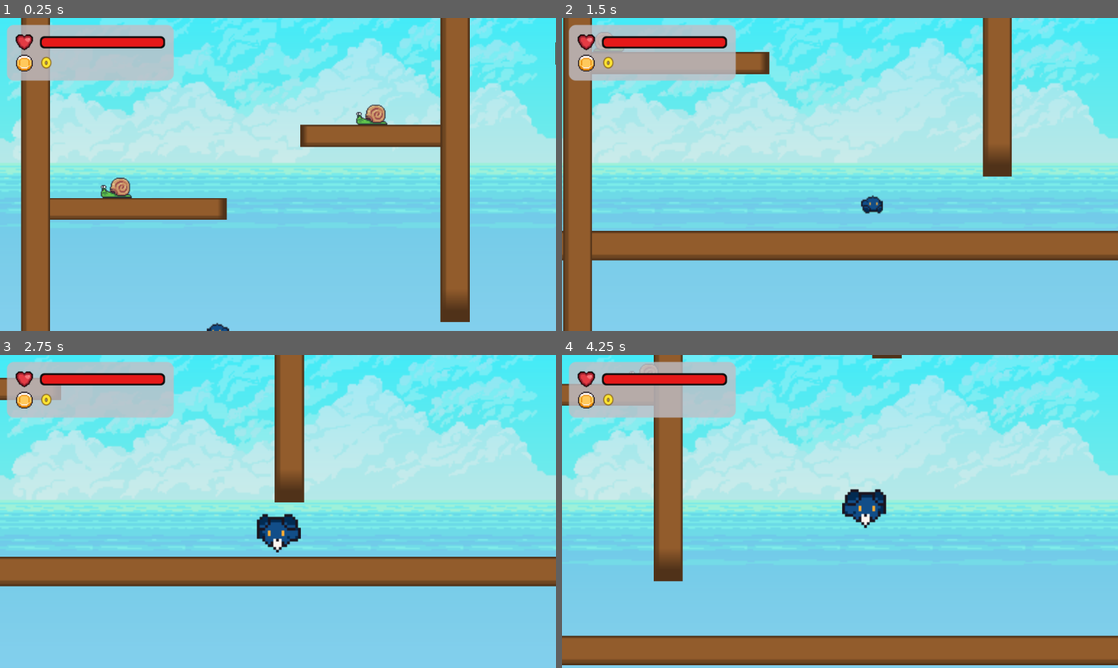
Above: before the commit, frames 1-4 (two rows, left to right).
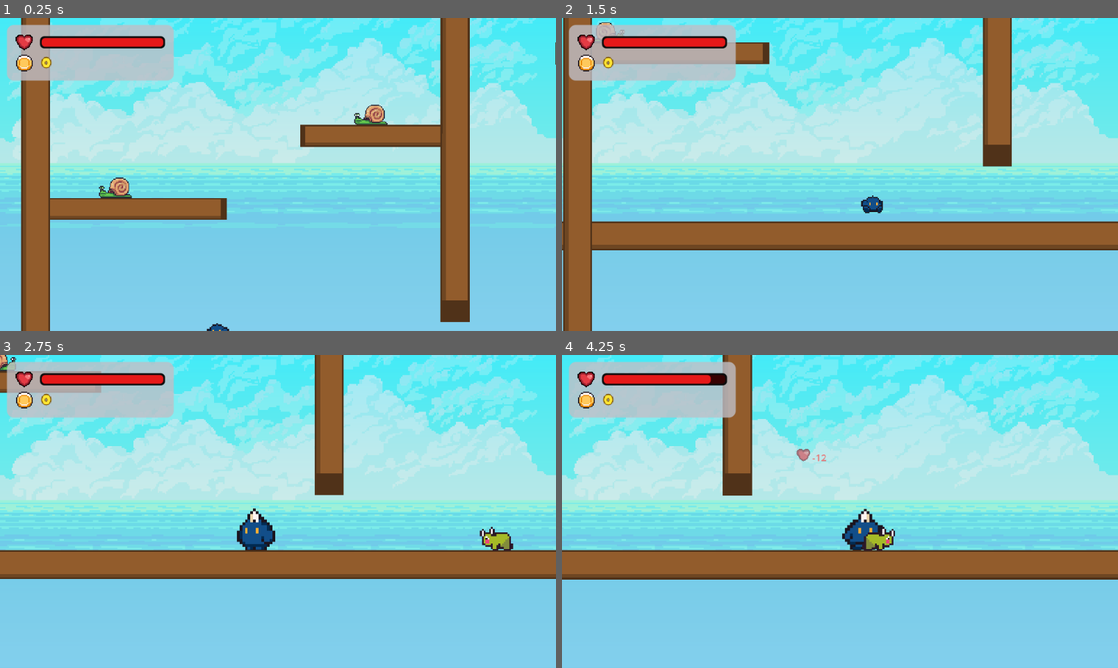
Above: after the commit, the same moments.

Repository: gavalanche87/puffle
Game: Godot game, scene res://scenes/VerticalTestScene.tscn
Two runs of this game, one before a commit and one after it. Both use one fixed random seed, a clock stepped at 60 frames per second and the inputs below.
Inputs:
- Up to frame 1 (0.25 s): no input
- Up to frame 2 (1.5 s): tap Enter (ui_accept) at 0.5, 0.77 s; hold Right (ui_right) from 0.53 s (still down); tap Z (toggle_mode) at 0.6, 1.35 s
- Up to frame 3 (2.75 s): tap Enter (ui_accept) at 1.52 s; release Right (ui_right) at 2.03 s; hold Left (ui_left) from 2.03 s (still down); tap Z (toggle_mode) at 2.1 s
- Up to frame 4 (4.25 s): release Left (ui_left) at 2.78 s; hold Right (ui_right) from 2.78 s (still down); tap Z (toggle_mode) at 2.85, 3.6 s; tap Enter (ui_accept) at 3.02, 3.77 s

The runs differ from the first frame. In frame 1, 0.7% of the frame differs, in the area x 1-98%, y 0-100%; in frame 2, 11%; in frame 3, 14%; in frame 4, 27%, in the area x 0-100%, y 0-100%.

Commit message:
Add green enemy and refine enemy/player behavior

Diff:
--- a/project.godot
+++ b/project.godot
@@ -31,5 +31,6 @@
 
 [rendering]
 
+textures/canvas_textures/default_texture_filter=0
 rendering_device/driver.windows="d3d12"
 renderer/rendering_method="mobile"
--- /dev/null
+++ b/scenes/GreenEnemy.tscn
@@ -0,0 +1,49 @@
+[gd_scene format=3 uid="uid://dnhg3sd3vvwvj"]
+
+[ext_resource type="Script" uid="uid://ds7v1inio53dw" path="res://scripts/enemy.gd" id="1"]
+[ext_resource type="Texture2D" uid="uid://d0eeqyuh6o28u" path="res://assets/enemies/green/green_enemy_walk_0.png" id="2"]
+[ext_resource type="Texture2D" uid="uid://dgaiomplob074" path="res://assets/enemies/green/green_enemy_walk_1.png" id="3"]
+[ext_resource type="Texture2D" uid="uid://idxe6kkuqurl" path="res://assets/enemies/green/green_enemy_walk_2.png" id="4"]
+[ext_resource type="Texture2D" uid="uid://cg8gq1u6lxqsx" path="res://assets/enemies/green/green_enemy_walk_3.png" id="5"]
+[ext_resource type="PackedScene" path="res://scenes/EnemyDeath.tscn" id="6"]
+
+[sub_resource type="SpriteFrames" id="1"]
+animations = [{
+"frames": [{
+"duration": 1.0,
+"texture": ExtResource("2")
+}, {
+"duration": 1.0,
+"texture": ExtResource("3")
+}, {
+"duration": 1.0,
+"texture": ExtResource("4")
+}, {
+"duration": 1.0,
+"texture": ExtResource("5")
+}],
+"loop": true,
+"name": &"walk",
+"speed": 8.0
+}]
+
+[sub_resource type="RectangleShape2D" id="RectangleShape2D_edw3h"]
+size = Vector2(26, 12.5)
+
+[node name="GreenEnemy" type="Area2D" unique_id=941687845]
+scale = Vector2(2, 2)
+script = ExtResource("1")
+death_scene = ExtResource("6")
+
+[node name="AnimatedSprite2D" type="AnimatedSprite2D" parent="." unique_id=952385654]
+position = Vector2(0, 5)
+sprite_frames = SubResource("1")
+animation = &"walk"
+
+[node name="CollisionShape2D" type="CollisionShape2D" parent="." unique_id=92035300]
+position = Vector2(0.5, 3)
+shape = SubResource("RectangleShape2D_edw3h")
+
+[node name="FloorCast" type="RayCast2D" parent="." unique_id=1399953146]
+
+[node name="WallCast" type="RayCast2D" parent="." unique_id=1959257150]
--- a/scenes/VerticalTestScene.tscn
+++ b/scenes/VerticalTestScene.tscn
@@ -8,9 +8,10 @@
 [ext_resource type="Texture2D" uid="uid://dvlvm12gcue7o" path="res://assets/backgrounds/back.png" id="6"]
 [ext_resource type="Texture2D" uid="uid://drcs8wcj3f116" path="res://assets/backgrounds/game_background_1/layers/sky.png" id="7"]
 [ext_resource type="PackedScene" uid="uid://cp2n5wcln742p" path="res://scenes/HUD.tscn" id="8"]
+[ext_resource type="PackedScene" uid="uid://dnhg3sd3vvwvj" path="res://scenes/GreenEnemy.tscn" id="9"]
 
 [sub_resource type="RectangleShape2D" id="1"]
-size = Vector2(3200, 48)
+size = Vector2(3200, 30.00003)
 
 [sub_resource type="RectangleShape2D" id="2"]
 size = Vector2(220, 24)
@@ -46,10 +47,10 @@
 size = Vector2(32, 2200)
 
 [sub_resource type="RectangleShape2D" id="13"]
-size = Vector2(32, 800)
+size = Vector2(32, 762.6667)
 
 [sub_resource type="RectangleShape2D" id="14"]
-size = Vector2(32, 600)
+size = Vector2(32, 638)
 
 [node name="VerticalTestScene" type="Node2D" unique_id=1198225251]
 
@@ -91,6 +92,7 @@
 texture = ExtResource("5")
 
 [node name="CollisionShape2D" type="CollisionShape2D" parent="World/Platforms/Ground" unique_id=2039702694]
+position = Vector2(0, 1.666687)
 shape = SubResource("1")
 
 [node name="PlatformA" type="StaticBody2D" parent="World/Platforms" unique_id=1990171567]
@@ -216,6 +218,7 @@
 texture = ExtResource("5")
 
 [node name="CollisionShape2D" type="CollisionShape2D" parent="World/Walls/InnerWallA" unique_id=1522697096]
+position = Vector2(0, -2.6666565)
 shape = SubResource("13")
 
 [node name="InnerWallB" type="StaticBody2D" parent="World/Walls" unique_id=584122830]
@@ -227,6 +230,7 @@
 texture = ExtResource("5")
 
 [node name="CollisionShape2D" type="CollisionShape2D" parent="World/Walls/InnerWallB" unique_id=423771608]
+position = Vector2(0, 0.33333588)
 shape = SubResource("14")
 
 [node name="Enemies" type="Node2D" parent="World" unique_id=1465750994]
@@ -257,6 +261,12 @@
 
 [node name="EnemyI" parent="World/Enemies" unique_id=663365207 instance=ExtResource("2")]
 position = Vector2(220, -162)
+
+[node name="GreenEnemyA" parent="World/Enemies" unique_id=1713919263 instance=ExtResource("9")]
+position = Vector2(-232.66667, 268.66666)
+
+[node name="GreenEnemyB" parent="World/Enemies" unique_id=2052163917 instance=ExtResource("9")]
+position = Vector2(270, 724.6667)
 
 [node name="Goal" parent="World" unique_id=159913275 instance=ExtResource("3")]
 position = Vector2(320, -300)
--- a/scripts/enemy.gd
+++ b/scripts/enemy.gd
@@ -7,6 +7,7 @@
 @export var knockback_decay: float = 900.0
 @export var knockback_duration: float = 0.18
 @export var death_scene: PackedScene
+@export var flip_when_moving_right: bool = true
 
 @onready var floor_cast: RayCast2D = $FloorCast
 @onready var wall_cast: RayCast2D = $WallCast
@@ -17,6 +18,9 @@
 func _ready() -> void:
 	add_to_group("enemies")
 	_update_casts()
+	var sprite := $AnimatedSprite2D
+	if sprite and sprite.sprite_frames and sprite.sprite_frames.has_animation("walk"):
+		sprite.play("walk")
 
 func _physics_process(delta: float) -> void:
 	if knockback_timer > 0.0:
@@ -39,7 +43,7 @@
 func _update_facing() -> void:
 	var sprite := $AnimatedSprite2D
 	if sprite:
-		sprite.flip_h = direction > 0
+		sprite.flip_h = direction > 0 if flip_when_moving_right else direction < 0
 
 func die() -> void:
 	if death_scene:
--- a/scripts/player.gd
+++ b/scripts/player.gd
@@ -14,7 +14,7 @@
 @export var big_frames: SpriteFrames
 
 @export var small_jump_velocity: float = -550.0
-@export var big_jump_velocity: float = -760.0
+@export var big_jump_velocity: float = -650.0
 @export var squash_time: float = 0.12
 @export var wall_slide_speed: float = 120.0
 @export var wall_jump_vertical: float = -500.0
Binary file added: assets/enemies/green/green_enemy_walk_0.png
Not shown, added: assets/enemies/green/green_enemy_walk_0.png.import
Binary file added: assets/enemies/green/green_enemy_walk_1.png
Not shown, added: assets/enemies/green/green_enemy_walk_1.png.import
Binary file added: assets/enemies/green/green_enemy_walk_2.png
Not shown, added: assets/enemies/green/green_enemy_walk_2.png.import
Binary file added: assets/enemies/green/green_enemy_walk_3.png
Not shown, added: assets/enemies/green/green_enemy_walk_3.png.import
Binary file added: assets/player/GreenEnemyPalette.aseprite
